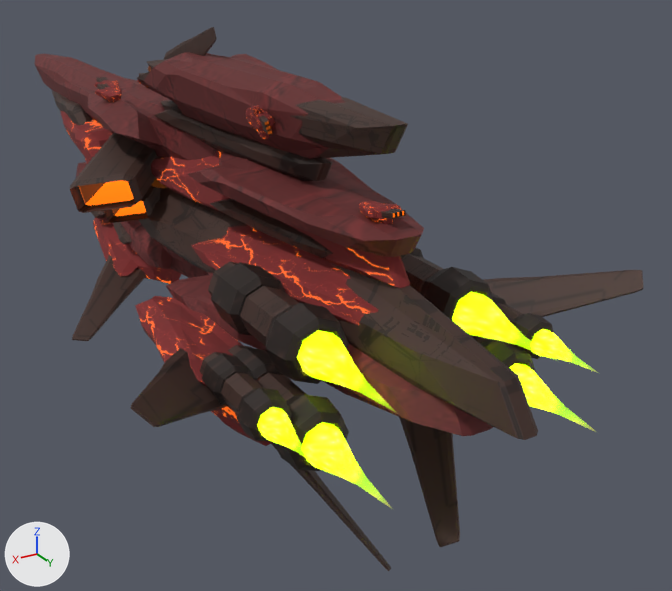
The glTF model gfx/ship3d/Arx/arx.gltf, before and after one commit.
Rendered twice from a 50 mm lens placed at (3.2, 8.16, 2.56), pointed at (-1.05, 1.08, -0.97). Every picture has the same lights, and +X, +Y and +Z are marked at lower left. Where no turn or scale is listed for an object, it has been applied to the vertices.

Names of what the first picture shows: 'base_multimat.001', 'glow'.
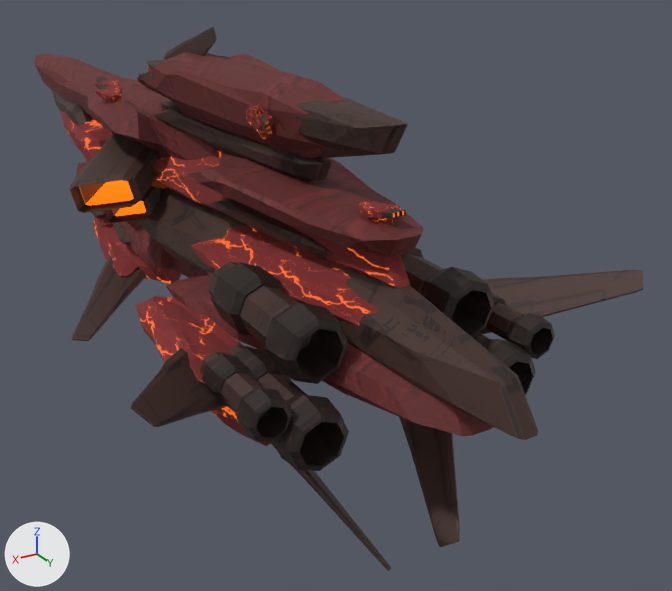
What differs and where, as boxes (x1, y1, x2, y2) in the pictures (672 x 591 px):
'glow', deleted
    before: (257, 292, 568, 477)

The change, as a diff of the scene's bpy script:
```diff
--- a/gfx/ship3d/Arx/arx.gltf.py
+++ b/gfx/ship3d/Arx/arx.gltf.py
@@ ob_glow @@
-ob_glow = bpy.data.objects.new('glow', me_cone_001)
-ob_glow.location = (0.0, 0.0, 0.0)
```
